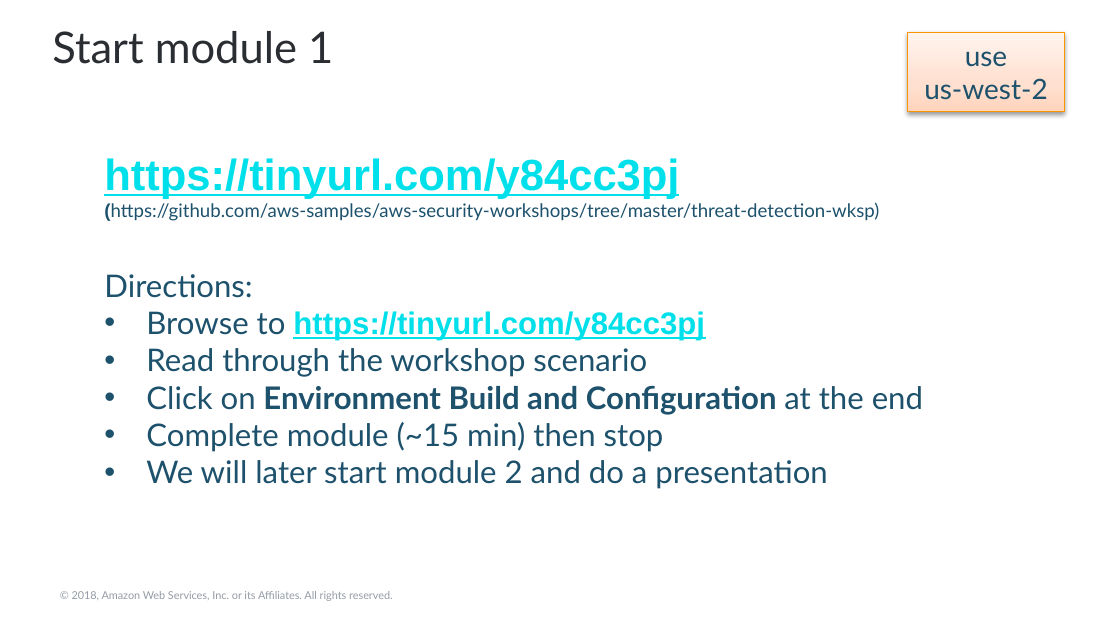
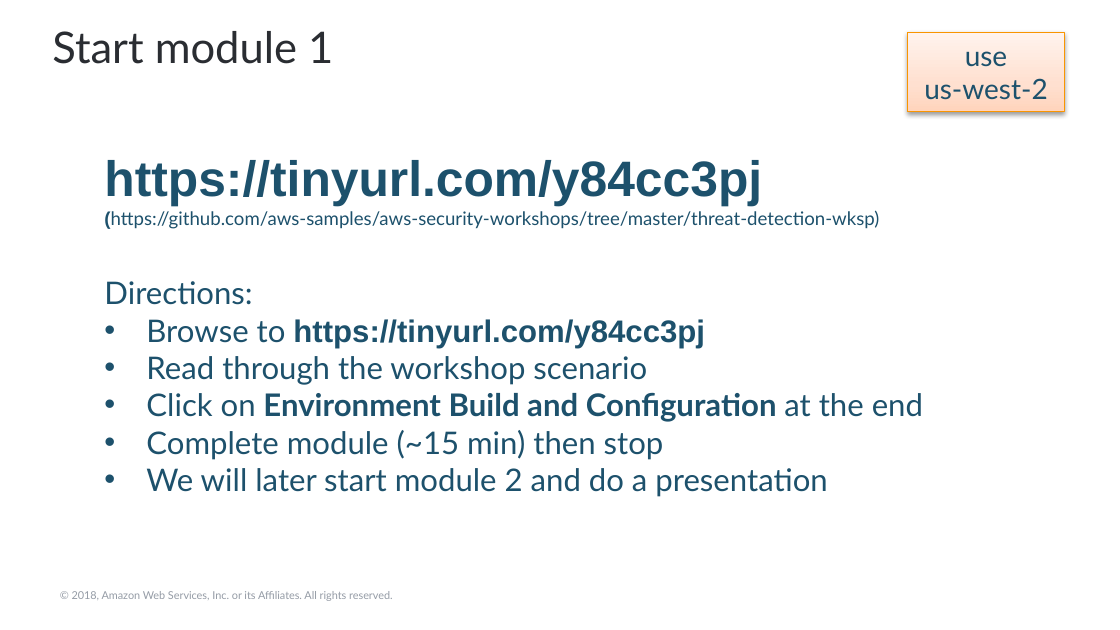
Before and after one commit to robnolen/aws-security-workshops, a slide deck: slide 5 of threat-detection-wksp/presentations/threat-detection-wksp-module1-presentation.pptx. Drawn at 1120x630 pixels with LibreOffice and Linux fonts; fonts in the diff are those of the drawing; background and template pictures are left out. Boxes give left, top, right and bottom in pixels: in the first picture for what was removed or moved away, otherwise in the second. Text is boxed around its words. In the diff, an @@ line names an element or a change of style, - is before the commit and + after.

```diff
--- a/threat-detection-wksp/presentations/threat-detection-wksp-module1-presentation.pptx
+++ b/threat-detection-wksp/presentations/threat-detection-wksp-module1-presentation.pptx
@@ text at bbox=[104, 160, 762, 348]: size 28 to 32 pt in "https://tinyurl.com/y84cc3pj"; text colour #00E0EA to #1D516C, underline off in "https://tinyurl.com/y84cc3pj", "https://tinyurl.com/y84cc3pj" @@
```
Also in this commit, not shown: 2 other slides changed, 2 other files.
